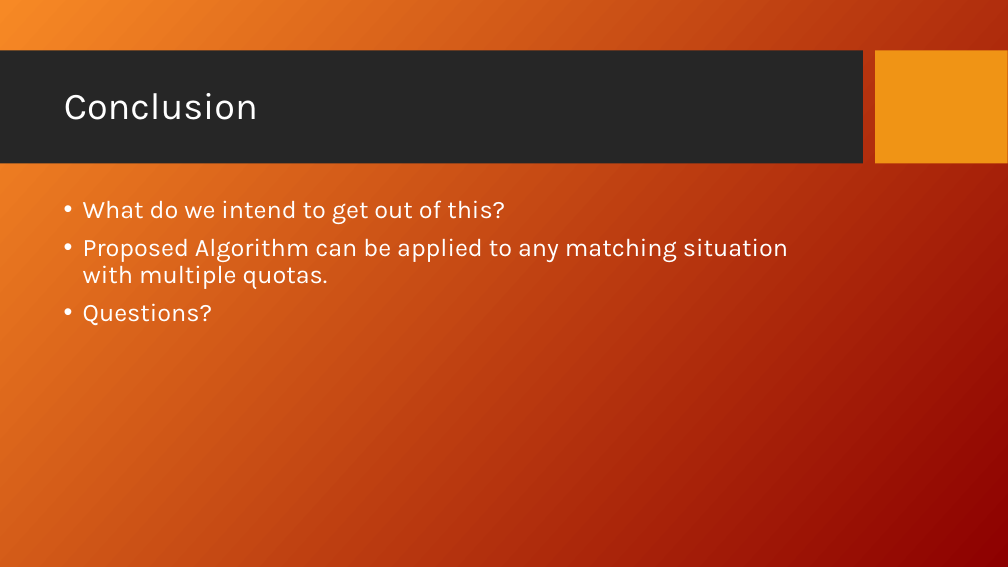
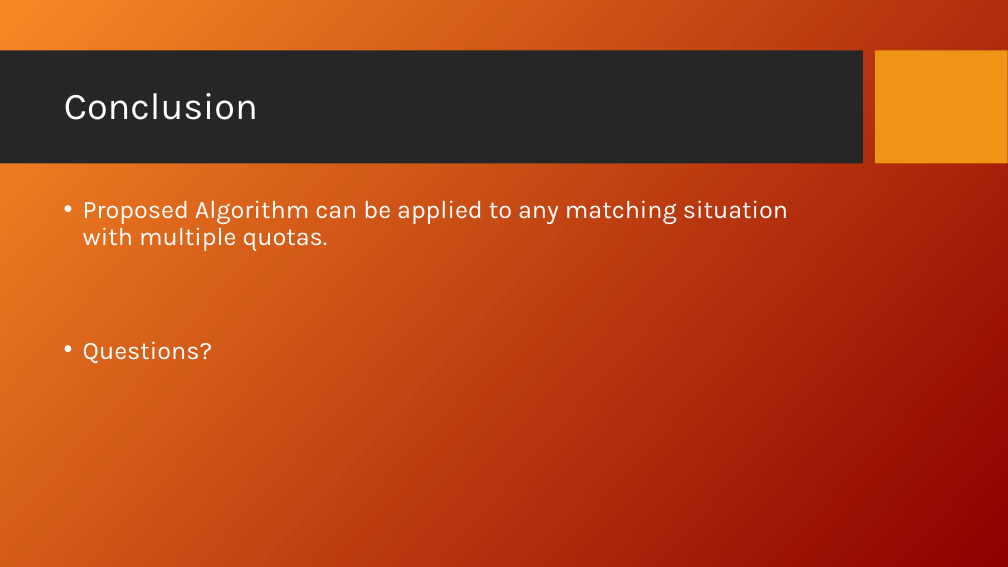
Before and after one commit to fmromano/GameTheoryProject, a slide deck: slide 12 of Paper/MatchingJobsPresentation_KH_FR.ppt (slide 9 before the commit). Drawn at 1008x567 pixels with LibreOffice and Linux fonts; fonts in the diff are those of the drawing; background and template pictures are left out. Boxes give left, top, right and bottom in pixels: in the first picture for what was removed or moved away, otherwise in the second. Text is boxed around its words. In the diff, an @@ line names an element or a change of style, - is before the commit and + after.

```diff
--- a/Paper/MatchingJobsPresentation_KH_FR.ppt
+++ b/Paper/MatchingJobsPresentation_KH_FR.ppt
@@ text at (83, 200, 505, 224): paragraph removed @@
-• What do we intend to get out of this?
```
Also in this commit, not shown: 4 other slides changed, 4 slides added, 1 slide removed, 1 other file.
